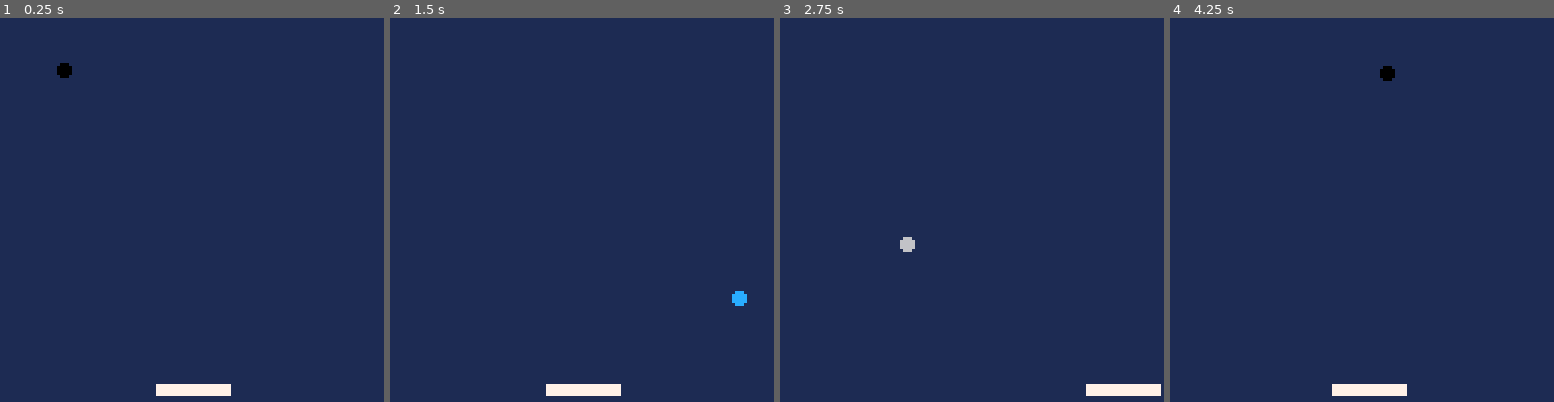
Above: before the commit, frames 1-4 (left to right).
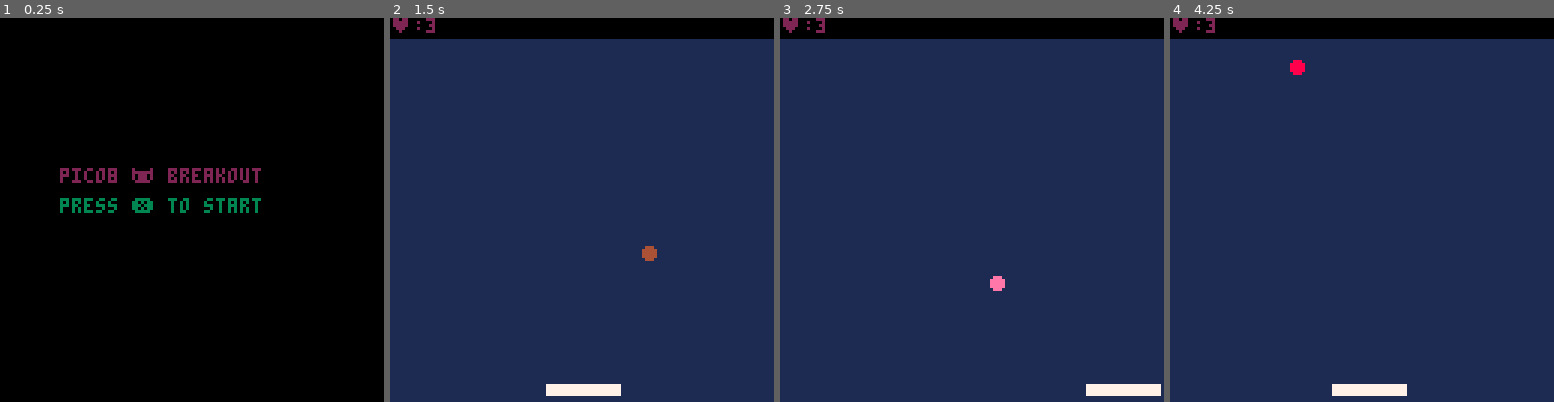
Above: after the commit, the same moments.

Repository: MrKyomoto/pico8-projets
Game: PICO-8 cartridge breakout/breakout.p8
The game is run twice, just before and just after one commit, with the same random seed, the same clock (stepped at 60 frames per second) and the same inputs.
Inputs:
- Up to frame 1 (0.25 s): no input
- Up to frame 2 (1.5 s): tap X (X key) at 0.33, 1.07 s; tap O (Z key) at 0.7 s
- Up to frame 3 (2.75 s): hold Right 1.6-2.1 s; tap O (Z key) at 1.7, 2.1, 2.5 s; tap X (X key) at 1.85 s; hold Right from 2.47 s (still down)
- Up to frame 4 (4.25 s): tap O (Z key) every 0.4 s from 2.9 to 4.1 s; tap X (X key) at 2.97, 4.08 s; release Right at 3.03 s; hold Left 3.08-3.58 s; hold Right from 4.02 s (still down)

The runs differ from the first frame. In frame 1, 100% of the frame differs, in the area x 0-100%, y 0-100%; in frame 2, 5.7%; in frame 3, 5.7%; in frame 4, 5.7%.

Commit message:
src: gamestate

Diff:
--- a/breakout/breakout.p8
+++ b/breakout/breakout.p8
@@ -3,26 +3,26 @@
 __lua__
 function _init()
 	cls()
-	-- NOTE: ball param
-	ball_x = 1
-	ball_y = 1
-
-	ball_speed_x = 2.5
-	ball_speed_y = 2
-
-	ball_r = 2
-	ball_col = 0
-
-	-- NOTE: pad param
-	pad_x = 52
-	pad_y = 122
-	pad_w = 24
-	pad_h = 3
-	pad_speed_x = 0
-	pad_col = 7
+	to_menu()
 end
 
 function _update()
+	if state == "menu" then update_menu()
+	elseif state == "game" then update_game()
+	elseif state == "gameover" then update_gameover()
+	end
+end
+
+function gameover()
+	state = "gameover"
+	-- todo: add gameover sfx
+	sfx(1)
+end
+
+function update_game()
+	if hp == 0 then
+		gameover()
+	end
 	local btn_pressed = false
 	local next_x, next_y
 
@@ -63,14 +63,10 @@
 		next_x = ball_r
 	end
 
-	if next_y + ball_r > 127 then
+	if next_y - ball_r < bar_h then
 		ball_speed_y = -ball_speed_y
 		sfx(1)
-		next_y = 127 - ball_r
-	elseif next_y - ball_r < 0 then
-		ball_speed_y = -ball_speed_y
-		sfx(1)
-		next_y = ball_r
+		next_y = ball_r + bar_h
 	end
 
 	pad_col = 7
@@ -89,12 +85,80 @@
 	ball_x = next_x
 	ball_y = next_y
 	ball_col += 1
-end
-
+
+	if next_y + ball_r > 127 then
+		sfx(2)
+		hp -= 1
+		relaunch_ball()
+	end
+end
+function relaunch_ball()
+	-- NOTE: ball param
+	ball_x = 1
+	ball_y = 10
+
+	ball_speed_x = 2.5
+	ball_speed_y = 2
+
+end
+function update_menu()
+	if btn(5) then
+		start_game()
+	end
+end
+function start_game()
+	relaunch_ball()
+
+	ball_r = 2
+	ball_col = 0
+
+	-- NOTE: pad param
+	pad_x = 52
+	pad_y = 122
+	pad_w = 24
+	pad_h = 3
+	pad_speed_x = 0
+	pad_col = 7
+
+	bar_h = 6
+
+	hp = 3
+	state = "game"
+end
+function update_gameover()
+	if btn(5) then
+		start_game()
+	end
+	if btn(4) then
+		to_menu()
+	end
+end
+function to_menu()
+	state = "menu"
+end
 function _draw()
-	rectfill(0, 0, 127, 127, 1)
+	if state == "menu" then draw_menu()
+	elseif state == "game" then draw_game()
+	elseif state == "gameover" then draw_gameover()
+	end
+end
+function draw_game()
+	cls(1)
 	rectfill(pad_x, pad_y, pad_x + pad_w, pad_y + pad_h, pad_col)
 	circfill(ball_x, ball_y, ball_r, ball_col)
+	rectfill(0, 0, 128, bar_h, 0)
+	print("♥:"..hp,0,0,2)
+end
+function draw_menu()
+	cls()
+	print("pico8 🐱 breakout",20,50,2)
+	print("press ❎ to start",20,60,3)
+end
+function draw_gameover()
+	cls()
+	print("game 🐱 over",30,50,2)
+	print("press ❎ to restart",20,60,3)
+	print("press z to menu",20,70,3)
 end
 
 function is_ball_collide(ball_x, ball_y, box_x, box_y, box_w, box_h)
@@ -115,7 +179,7 @@
 end
 
 function find_collision_direction(bx, by, bdx, bdy, tx, ty, tw, th)
-    -- 修正1：加入球半径，用球边缘代替球心计算
+    -- ノよなヒとこ1ヤもあハ⌂きハ✽しフ…⬇️ハ♪⌂ハゆ░ヤも😐フ⬆️そフ…⬇️ヘゆみフも▤ノめこヒいよフ…⬇️ハよ⬇️ヘなくフな❎
     local ball_edge_x = bx + (bdx > 0 and ball_r or -ball_r)
     local ball_edge_y = by + (bdy > 0 and ball_r or -ball_r)
     bx = ball_edge_x
@@ -133,7 +197,7 @@
             cy = ty - by
             if cx <= 0 then
                 return false
-            -- 修正2：判定条件取反
+            -- ノよなヒとこ2ヤもあハ☉さハなあヒえくノめへハ◆∧ハ◆♪
             elseif cy / cx > slope then
                 return true
             else
@@ -144,7 +208,7 @@
             cy = ty + th - by
             if cx <= 0 then
                 return false
-            -- 修正2：判定条件取反
+            -- ノよなヒとこ2ヤもあハ☉さハなあヒえくノめへハ◆∧ハ◆♪
             elseif cy / cx > slope then
                 return true
             else
@@ -155,7 +219,7 @@
             cy = ty + th - by
             if cx >= 0 then
                 return false
-            -- 修正2：判定条件取反
+            -- ノよなヒとこ2ヤもあハ☉さハなあヒえくノめへハ◆∧ハ◆♪
             elseif cy / cx < slope then
                 return true
             else
@@ -166,7 +230,7 @@
             cy = ty - by
             if cx >= 0 then
                 return false
-            -- 修正2：判定条件取反
+            -- ノよなヒとこ2ヤもあハ☉さハなあヒえくノめへハ◆∧ハ◆♪
             elseif cy / cx > slope then
                 return true
             else
Not shown, changed: the sound effects (__sfx__) section of breakout/breakout.p8
